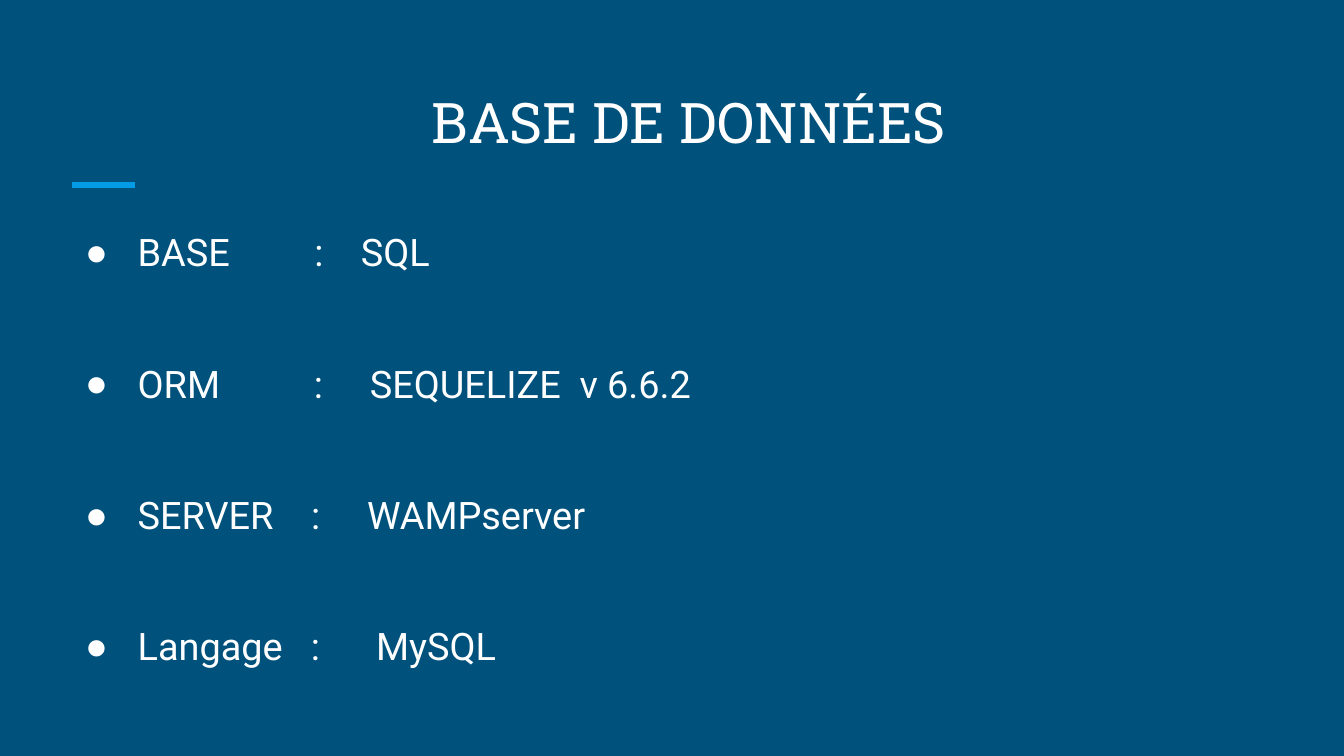
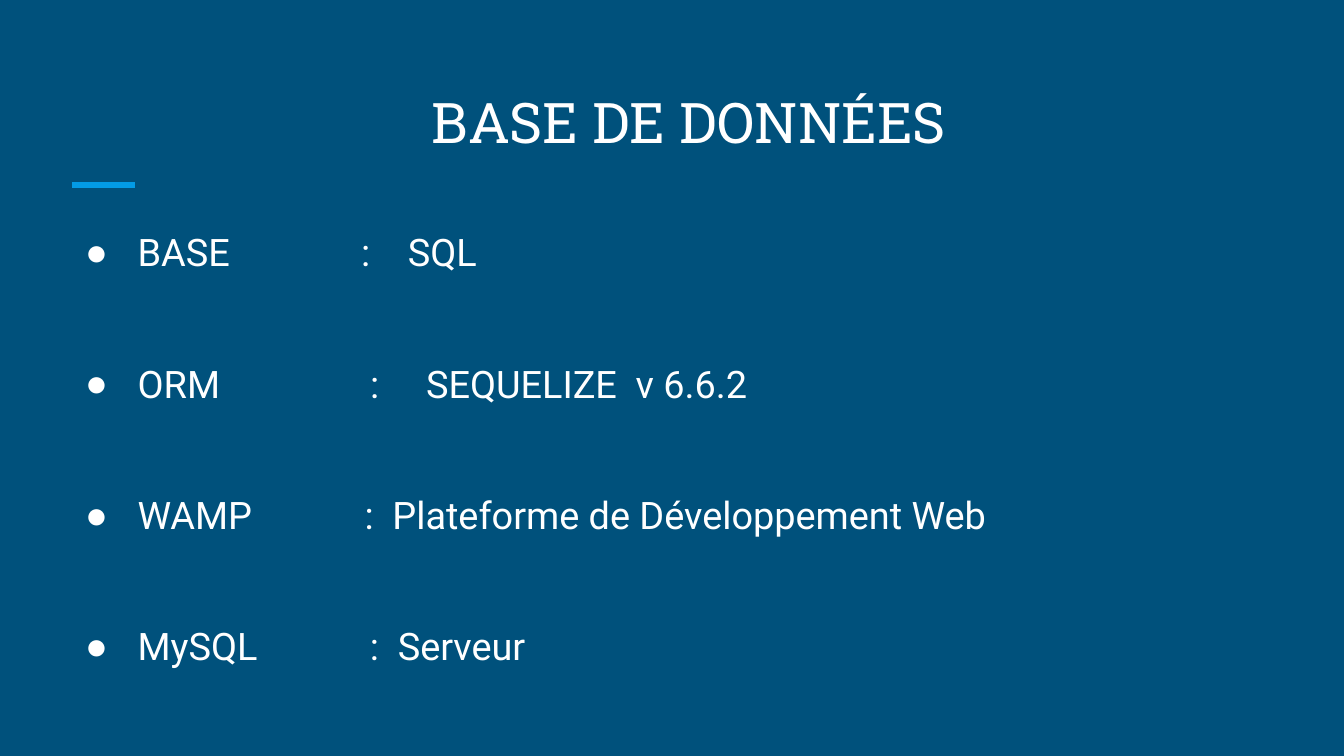
Before and after one commit to MARJAOUI/soutenancep7, a slide deck: slide 3 of Présentation.pptx. Drawn at 1344x756 pixels with LibreOffice and Linux fonts; fonts in the diff are those of the drawing. Boxes give left, top, right and bottom in pixels: in the first picture for what was removed or moved away, otherwise in the second. Text is boxed around its words. In the diff, an @@ line names an element or a change of style, - is before the commit and + after.

```diff
--- a/Présentation.pptx
+++ b/Présentation.pptx
@@ text at box(138, 500, 986, 668): text changed @@
-● SERVER : WAMPserver
-● Langage : MySQL
+● WAMP : Plateforme de Développement Web
+● MySQL : Serveur
```
Also in this commit, not shown: 1 other slide changed, 21 other files.
